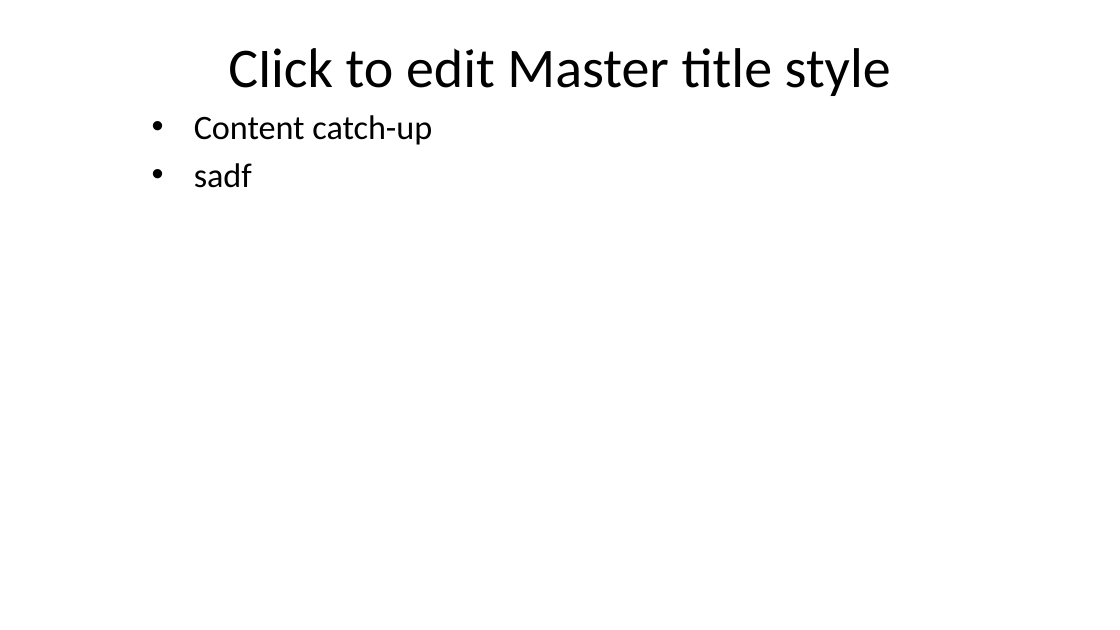
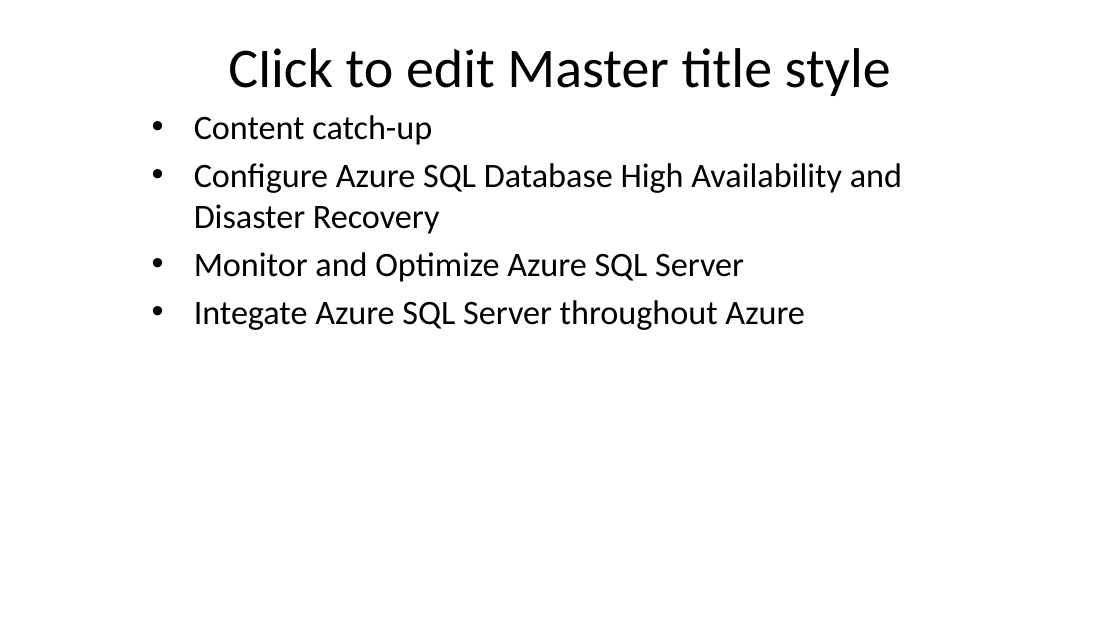
Before and after one commit to timothywarner/sqlazure, a slide deck: slide 4 of warner-sql-slides.pptx. Drawn at 1120x630 pixels with LibreOffice and Linux fonts; fonts in the diff are those of the drawing; background and template pictures are left out. Boxes give left, top, right and bottom in pixels: in the first picture for what was removed or moved away, otherwise in the second. Text is boxed around its words. In the diff, an @@ line names an element or a change of style, - is before the commit and + after.

```diff
--- a/warner-sql-slides.pptx
+++ b/warner-sql-slides.pptx
@@ text at (194, 163, 902, 330): text changed @@
-• sadf
+• Configure Azure SQL Database High Availability and Disaster Recovery
+• Monitor and Optimize Azure SQL Server
+• Integate Azure SQL Server throughout Azure
```
Also in this commit, not shown: 1 other slide changed, 1 other file.
